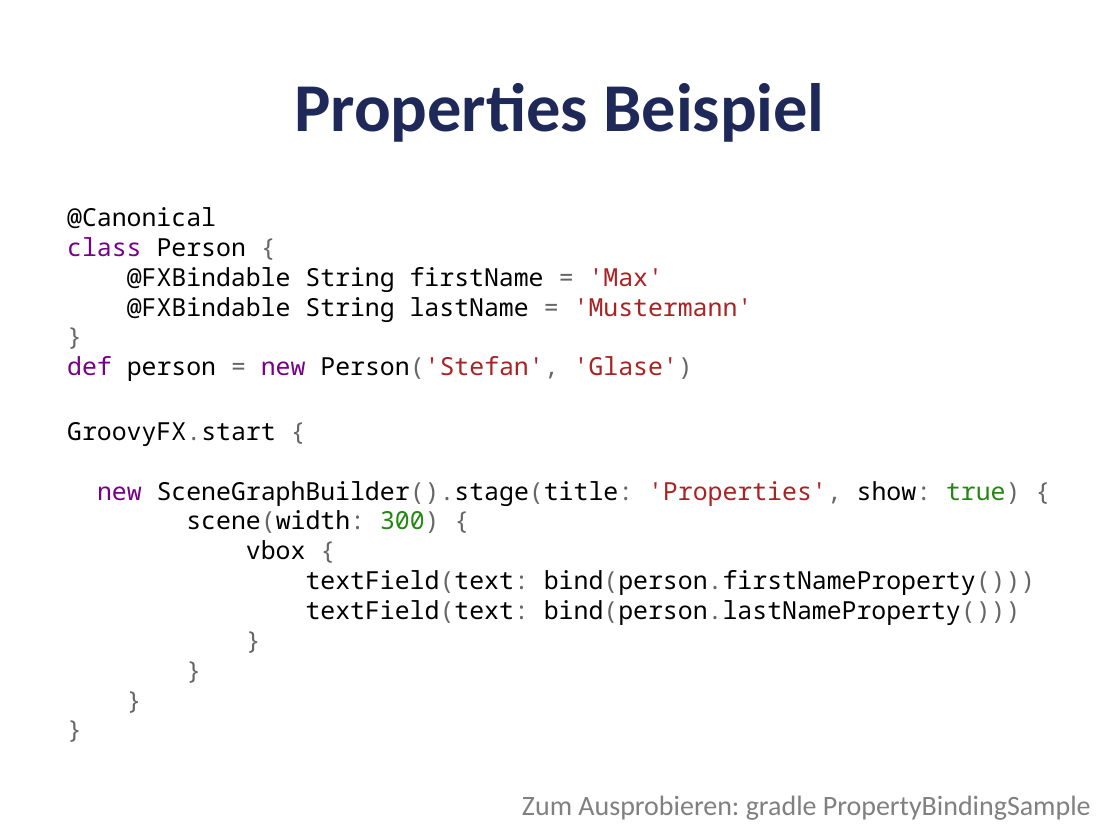
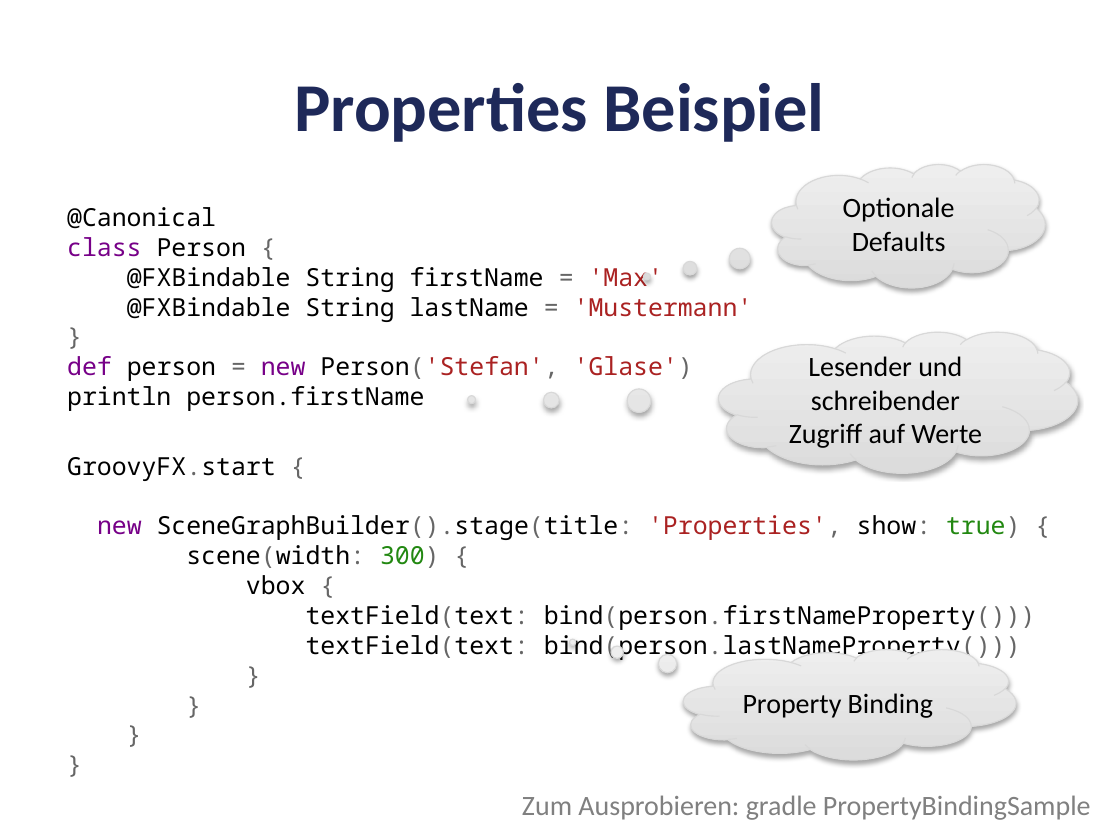
Before and after one commit to codescape/presentations, a slide deck: slide 23 of groovyfx-entfesselt-javafx/groovyfx-oop-2012.pptx (slide 22 before the commit). Drawn at 1120x840 pixels with LibreOffice and Linux fonts; fonts in the diff are those of the drawing; background and template pictures are left out. Boxes give left, top, right and bottom in pixels: in the first picture for what was removed or moved away, otherwise in the second. Text is boxed around its words. In the diff, an @@ line names an element or a change of style, - is before the commit and + after.

```diff
--- a/groovyfx-entfesselt-javafx/groovyfx-oop-2012.pptx
+++ b/groovyfx-entfesselt-javafx/groovyfx-oop-2012.pptx
@@ thought cloud added at [772,165,1045,288], fill gradient #DDDDDD to #EFEFEF, outline #D8D8D8 0.75 pt, 18 pt, text #000000 @@
+Optionale Defaults
@@ text at [67,207,753,411]: text changed @@
-@Canonical
-class Person {
-@FXBindable String firstName = 'Max'
-@FXBindable String lastName = 'Mustermann'
-}
-def person = new Person('Stefan', 'Glase')
+@Canonical
+class Person {
+@FXBindable String firstName = 'Max'
+@FXBindable String lastName = 'Mustermann'
+}
+def person = new Person('Stefan', 'Glase')
+println person.firstName
@@ thought cloud added at [719,332,1077,473], fill gradient #DDDDDD to #EFEFEF, outline #D8D8D8 0.75 pt, 18 pt, text #000000 @@
+Lesender und schreibender Zugriff auf Werte
@@ thought cloud added at [683,650,1016,759], fill gradient #DDDDDD to #EFEFEF, outline #D8D8D8 0.75 pt, 18 pt, text #000000 @@
+Property Binding
```
Also in this commit, not shown: 3 other slides changed, 8 slides added, 3 other files.
